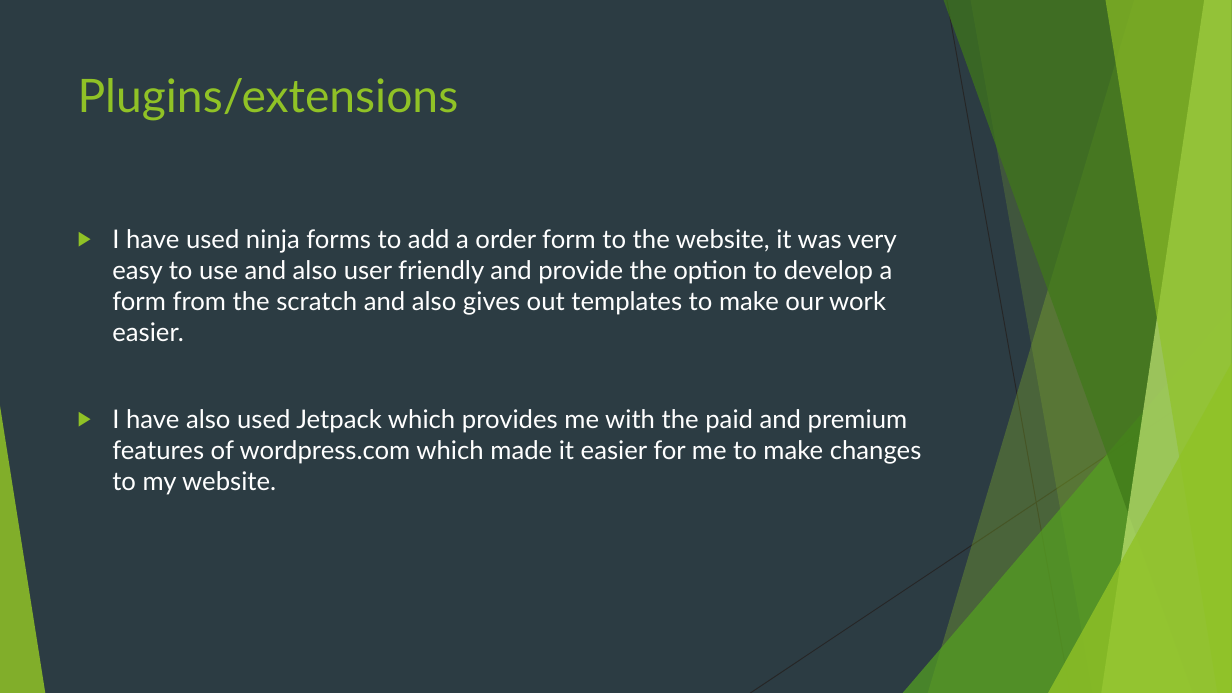
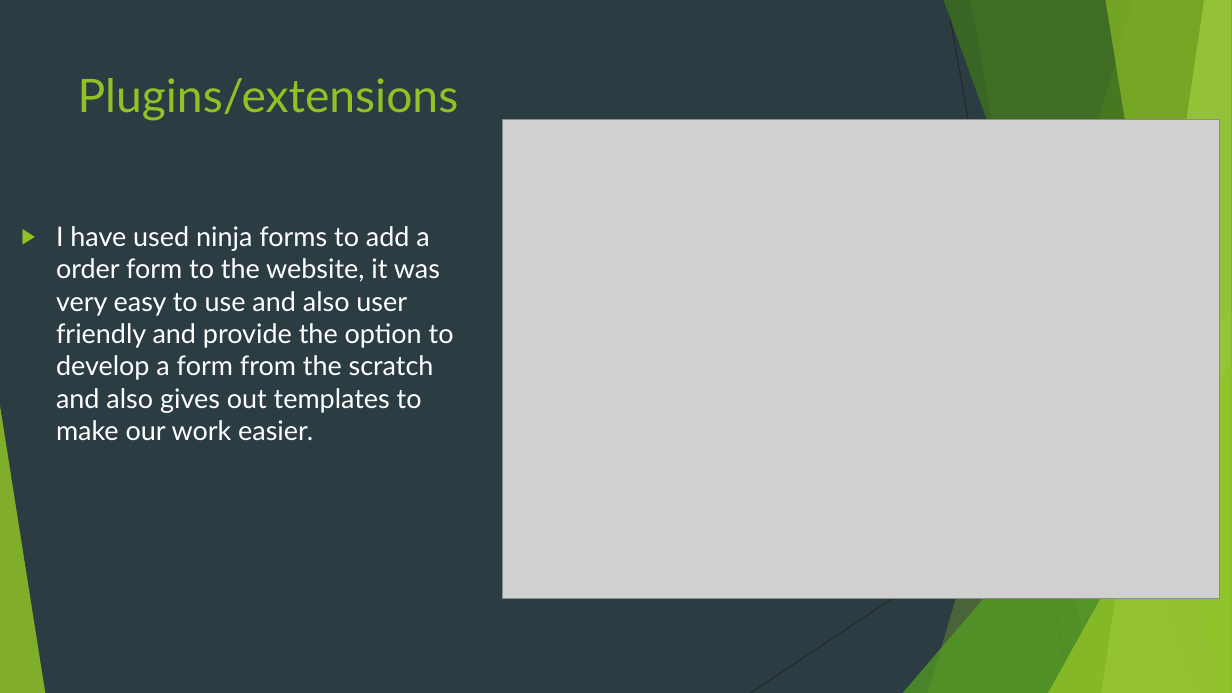
Before and after one commit to VaibhavJain98/CP3402, a slide deck: slide 5 of Assignment 2 presentation.pptx. Drawn at 1232x693 pixels with LibreOffice and Linux fonts; fonts in the diff are those of the drawing; grey boxes stand for pictures. Boxes give left, top, right and bottom in pixels: in the first picture for what was removed or moved away, otherwise in the second. Text is boxed around its words. In the diff, an @@ line names an element or a change of style, - is before the commit and + after.

Commit message:
Added Images

```diff
--- a/Assignment 2 presentation.pptx
+++ b/Assignment 2 presentation.pptx
@@ picture added at <box>503,119,1221,599</box> @@
@@ text "I have used ninja forms ...": place and size @@
-text "I have used ninja forms ..." at <box>112,229,922,495</box>
+text "I have used ninja forms ..." at <box>56,226,454,441</box>
@@ text "I have used ninja forms ..." at <box>56,226,454,441</box>: size 20 to 21 pt @@
@@ text at <box>112,409,922,495</box>: paragraph removed @@
-▶ I have also used Jetpack which provides me with the paid and premium features of wordpress.com which made it easier for me to make changes to my website.
```
